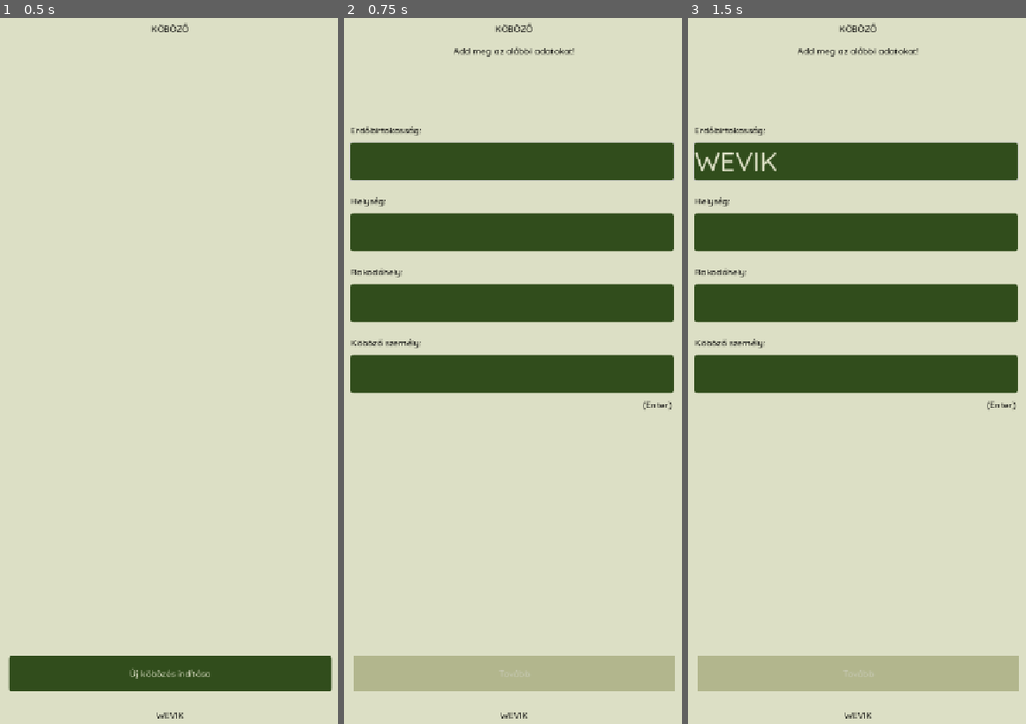
Above: before the commit, frames 1-3 (left to right).
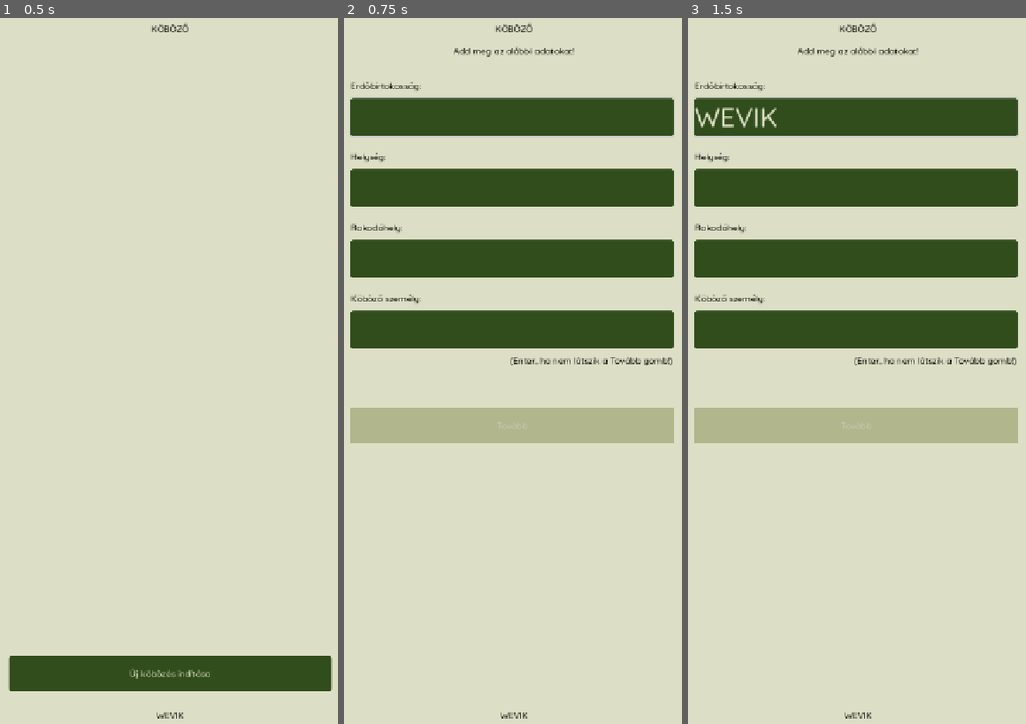
Above: after the commit, the same moments.

Repository: rolika/kob_g
Game: Godot game, scene res://main.tscn
Two runs of this game, one before a commit and one after it. Both use one fixed random seed, a clock stepped at 60 frames per second and the inputs below.
Inputs:
- Up to frame 1 (0.5 s): no input
- Up to frame 2 (0.75 s): click "Új köbözés indítása" at 0.5 s
- Up to frame 3 (1.5 s): type "WEVIK" at 1.25 s

Frame 1 is identical in both runs. In frame 2, 42% of the frame differs, in the area x 1-98%, y 9-96%; in frame 3, 42%.

Commit message:
relocat continue button for better visibility

Diff:
--- a/scenes/session.tscn
+++ b/scenes/session.tscn
@@ -24,31 +24,31 @@
 
 [node name="Label" type="Label" parent="."]
 offset_left = 64.0
-offset_top = 192.0
+offset_top = 112.0
 offset_right = 195.0
-offset_bottom = 215.0
+offset_bottom = 135.0
 text = "Erdőbirtokosság:"
 
 [node name="CompanyLineEdit" type="LineEdit" parent="."]
 offset_left = 64.0
-offset_top = 224.0
+offset_top = 144.0
 offset_right = 648.0
-offset_bottom = 256.0
+offset_bottom = 212.0
 focus_neighbor_bottom = NodePath("../CityLineEdit")
 focus_next = NodePath("../CityLineEdit")
 
 [node name="Label2" type="Label" parent="."]
 offset_left = 64.0
-offset_top = 320.0
+offset_top = 240.0
 offset_right = 195.0
-offset_bottom = 343.0
+offset_bottom = 263.0
 text = "Helység:"
 
 [node name="CityLineEdit" type="LineEdit" parent="."]
 offset_left = 64.0
-offset_top = 352.0
+offset_top = 272.0
 offset_right = 648.0
-offset_bottom = 384.0
+offset_bottom = 340.0
 focus_neighbor_top = NodePath("../CompanyLineEdit")
 focus_neighbor_bottom = NodePath("../SiteLineEdit")
 focus_next = NodePath("../SiteLineEdit")
@@ -56,42 +56,42 @@
 
 [node name="Label3" type="Label" parent="."]
 offset_left = 64.0
-offset_top = 448.0
+offset_top = 368.0
 offset_right = 195.0
-offset_bottom = 471.0
+offset_bottom = 391.0
 text = "Rakodóhely:"
 
 [node name="SiteLineEdit" type="LineEdit" parent="."]
 offset_left = 64.0
-offset_top = 480.0
+offset_top = 400.0
 offset_right = 648.0
-offset_bottom = 512.0
+offset_bottom = 468.0
 focus_neighbor_top = NodePath("../CityLineEdit")
 focus_neighbor_bottom = NodePath("../PersonLineEdit")
 focus_next = NodePath("../PersonLineEdit")
 
 [node name="Label4" type="Label" parent="."]
 offset_left = 64.0
-offset_top = 576.0
+offset_top = 496.0
 offset_right = 195.0
-offset_bottom = 599.0
+offset_bottom = 519.0
 text = "Köböző személy:"
 
 [node name="PersonLineEdit" type="LineEdit" parent="."]
 offset_left = 64.0
-offset_top = 608.0
+offset_top = 528.0
 offset_right = 648.0
-offset_bottom = 640.0
+offset_bottom = 596.0
 focus_neighbor_top = NodePath("../SiteLineEdit")
 focus_neighbor_bottom = NodePath("../SubmitButton")
 focus_next = NodePath("../SubmitButton")
 focus_previous = NodePath("../SiteLineEdit")
 
 [node name="SubmitButton" type="Button" parent="."]
-offset_left = 68.0
-offset_top = 1152.0
-offset_right = 652.0
-offset_bottom = 1216.0
+offset_left = 64.0
+offset_top = 704.0
+offset_right = 648.0
+offset_bottom = 768.0
 disabled = true
 text = "Tovább"
 
@@ -105,11 +105,11 @@
 vertical_alignment = 1
 
 [node name="Label5" type="Label" parent="."]
-offset_left = 592.0
-offset_top = 688.0
-offset_right = 644.0
-offset_bottom = 708.0
-text = "(Enter)"
+offset_left = 352.0
+offset_top = 608.0
+offset_right = 647.0
+offset_bottom = 628.0
+text = "(Enter, ha nem látszik a Tovább gomb!)"
 
 [connection signal="text_changed" from="CompanyLineEdit" to="." method="_on_company_line_edit_text_changed"]
 [connection signal="text_changed" from="CityLineEdit" to="." method="_on_city_line_edit_text_changed"]
Not shown, changed: export_presets.cfg
